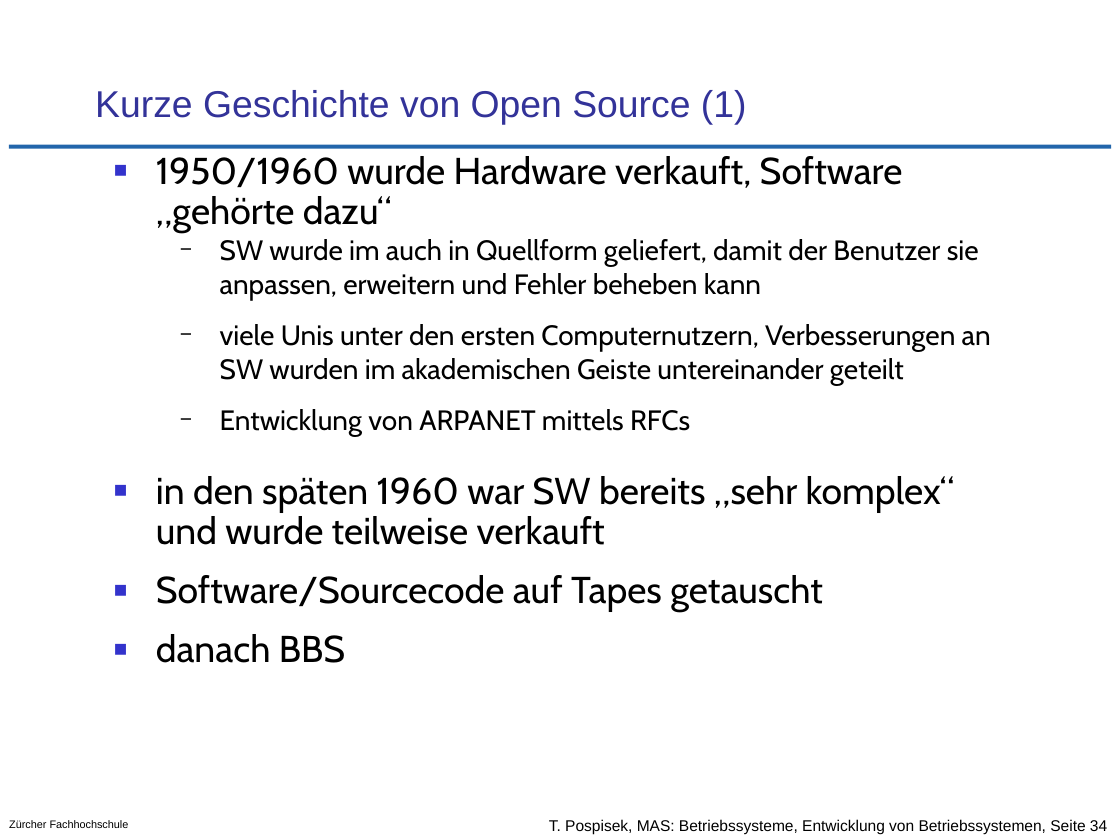
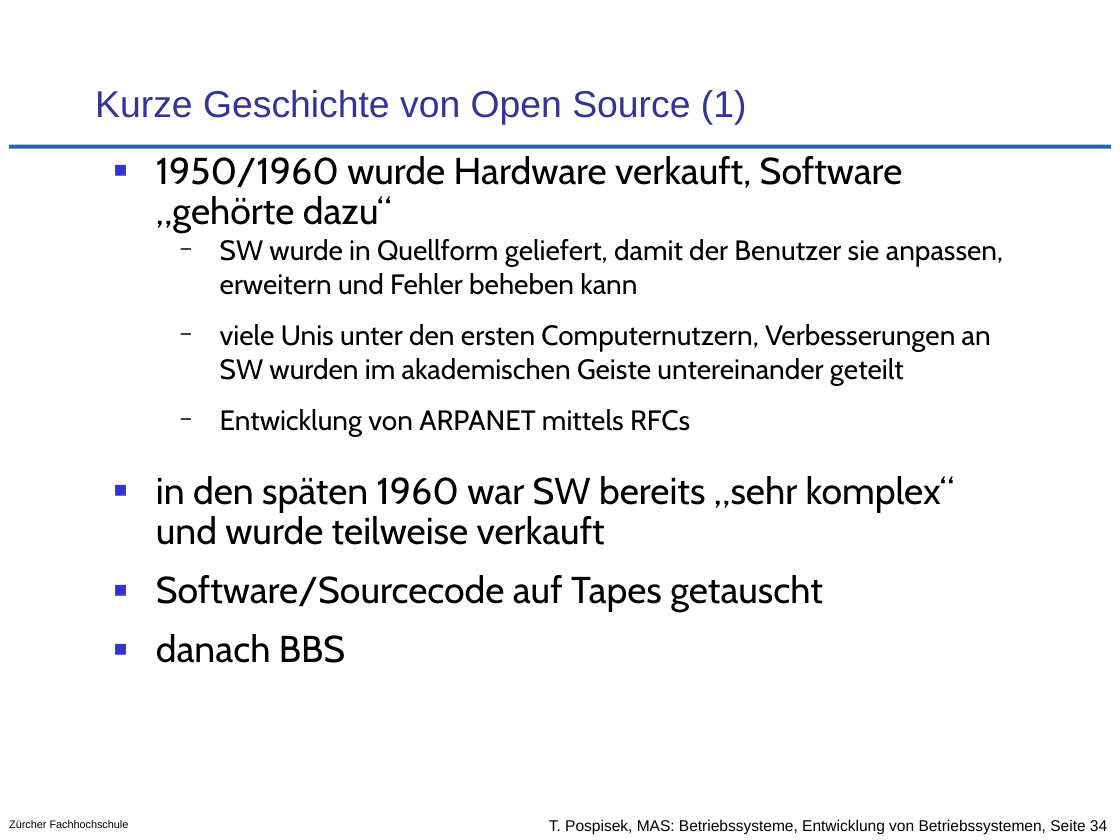
Before and after one commit to tpo/betriebssysteme, a slide deck: slide 34 of 01-2_Entwicklung_von_Betriebssystemen.odp. Drawn at 1120x840 pixels with LibreOffice and Linux fonts; fonts in the diff are those of the drawing; background and template pictures are left out. Boxes give left, top, right and bottom in pixels: in the first picture for what was removed or moved away, otherwise in the second. Text is boxed around its words. In the diff, an @@ line names an element or a change of style, - is before the commit and + after.

```diff
--- a/01-2_Entwicklung_von_Betriebssystemen.odp
+++ b/01-2_Entwicklung_von_Betriebssystemen.odp
@@ text at bbox=[220, 239, 1003, 295]: text changed @@
-  − SW wurde im auch in Quellform geliefert, damit der Benutzer sie anpassen, erweitern und Fehler beheben kann
+  − SW wurde in Quellform geliefert, damit der Benutzer sie anpassen, erweitern und Fehler beheben kann
```
Also in this commit, not shown: 1 other slide changed.
